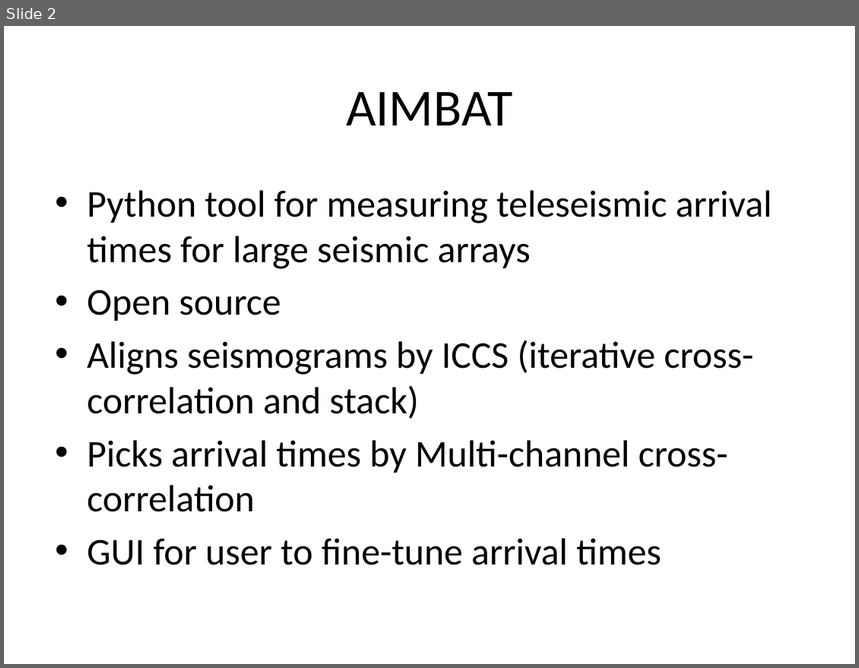
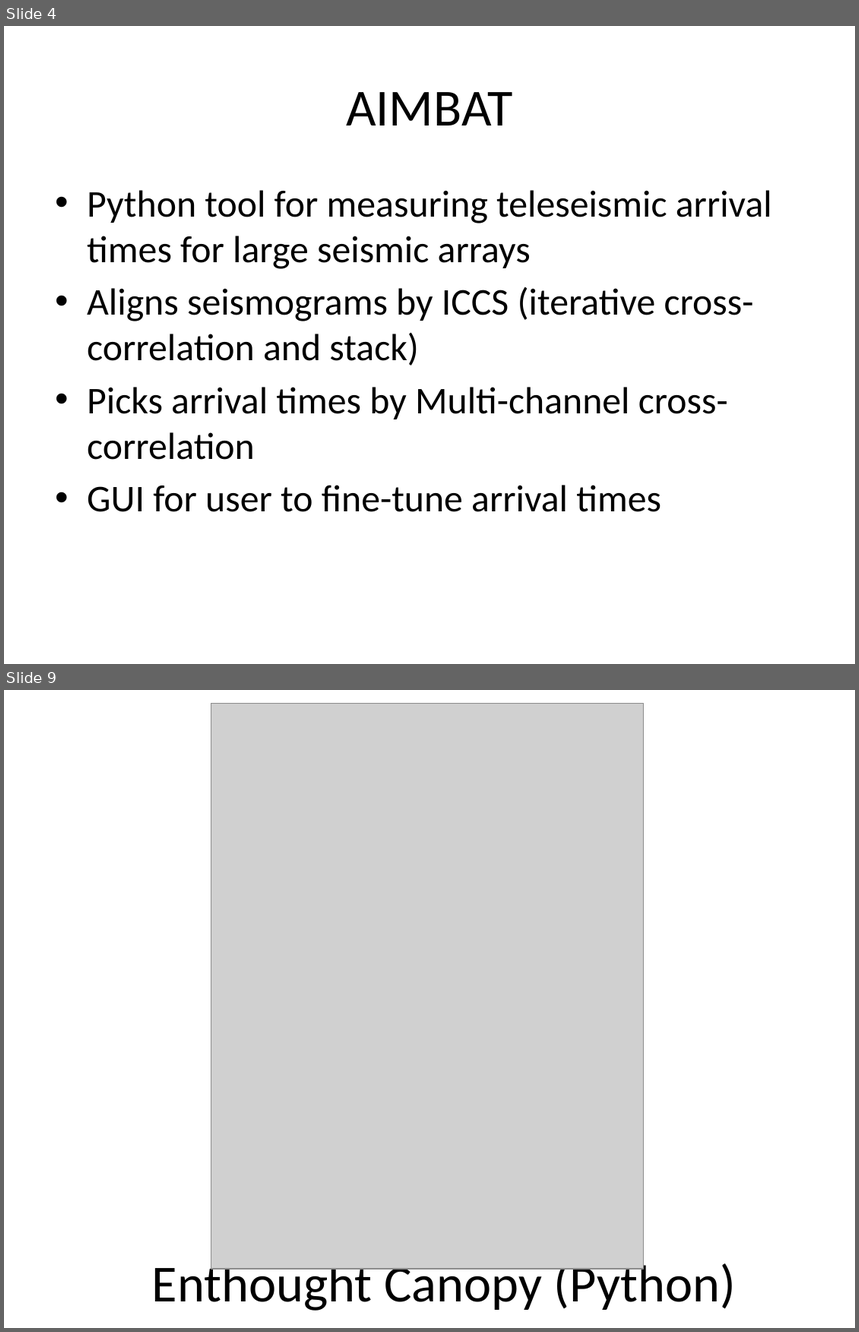
Before and after one commit to lkloh/USArray, a slide deck: AIMBAT/AIMBAT.pptx. Shown one above the other, each under a label of ours: slide 2 before the commit, slides 4 and 9 after it; the slides between them are not shown. The pictures are 859x668 and 859x1332 pixels, drawn with LibreOffice and Linux fonts; fonts in the diff are those of the drawing; grey boxes stand for pictures. Boxes give left, top, right and bottom in pixels: in the first picture for what was removed or moved away, otherwise in the second. Text is boxed around its words. In the diff, an @@ line names an element or a change of style, - is before the commit and + after.

```diff
--- a/AIMBAT/AIMBAT.pptx
+++ b/AIMBAT/AIMBAT.pptx
@@ slide 9 added at (x1=4, y1=690, x2=855, y2=1328), background #FFFFFF @@
@@ picture added at (x1=211, y1=704, x2=644, y2=1269) @@
@@ title added at (x1=152, y1=1259, x2=736, y2=1311), 44 pt, text #000000 @@
+Enthought Canopy (Python)
@@ what was slide 2 is now slide 4 @@
@@ slide 4 changed as well @@
@@ text at (x1=87, y1=290, x2=281, y2=321): paragraph removed @@
-• Open source
```
Also in this commit, not shown: 4 other slides changed, 26 other slides added, 1 slide removed, 1 other file.
